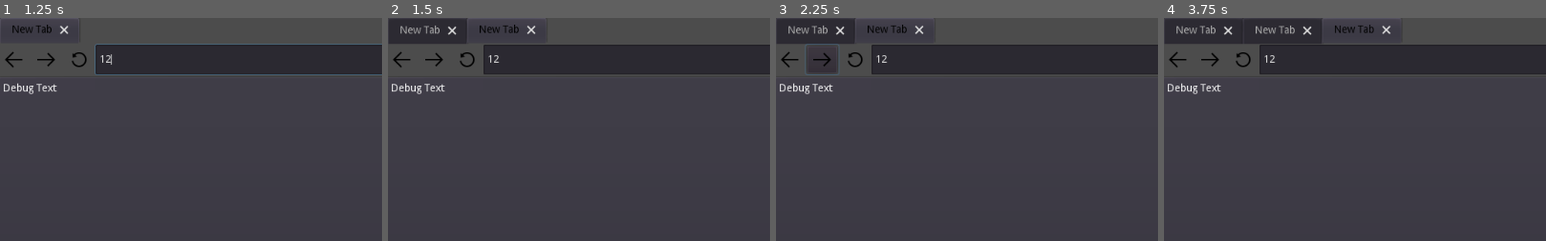
Above: before the commit, frames 1-4 (left to right).
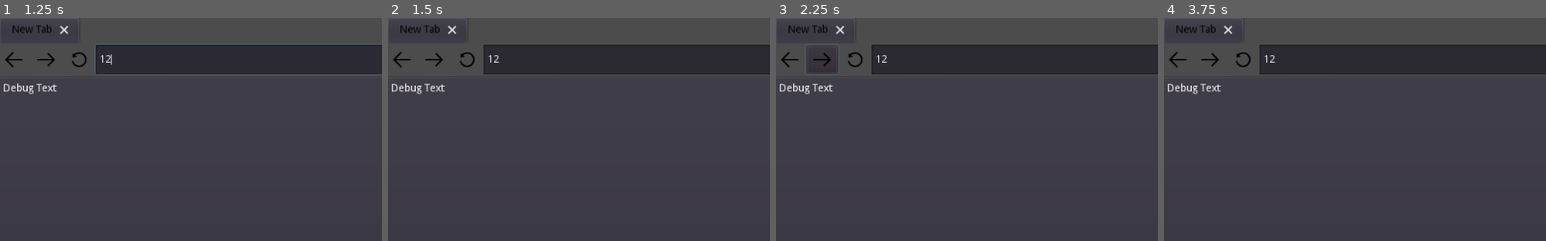
Above: after the commit, the same moments.

Repository: Muhammad-Raiyan/Browser
Game: Godot game, scene res://Control.tscn
Two runs of this game, one before a commit and one after it. Both use one fixed random seed, a clock stepped at 60 frames per second and the inputs below.
Inputs (mouse positions are % of the whole screen's width and height, from its top left):
- Up to frame 1 (1.25 s): click (54, 9) at 0.52 s; type "12" at 0.6 s
- Up to frame 2 (1.5 s): click (98, 3) at 1.25 s
- Up to frame 3 (2.25 s): click (6, 9) at 2 s
- Up to frame 4 (3.75 s): click (10, 9) at 2.75 s; click (98, 3) at 3.5 s
The pictures show only the part of the screen within x 0-50%, y 0-50%; the shares and areas given below are measured in that part.

Frame 1 is identical in both runs. In frame 2, 1.0% of the frame differs, in the area x 0-39%, y 0-12%; in frame 3, 1.0%; in frame 4, 3.1%, in the area x 0-60%, y 0-12%.
Error after the commit: Parse Error: The identifier "Zeromq_wrapper" isn't declared in the current scope. (res://Control.gd:26)

Commit message:
Zmq added to new UI

Diff:
--- a/NewUI/Control.gd
+++ b/NewUI/Control.gd
@@ -7,9 +7,23 @@
 onready var tabs = get_node("VBoxContainer/TabPanelHBox/Tabs")
 onready var tab_container = get_node("VBoxContainer/TabContainer")
 
+var zmq
+var pid
+
 # Called when the node enters the scene tree for the first time.
 func _ready():
-	pass;
+	var dir = Directory.new()
+	var current_dir = ProjectSettings.globalize_path(dir.get_current_dir())
+	var network_backend_path = current_dir + "../BrowserNetwork/server.js"
+	if(dir.file_exists(network_backend_path)):
+		print("Found server.exe at " + network_backend_path)
+		var arg = [network_backend_path]
+		pid = OS.execute("node.exe", arg, false)
+		print(pid)
+		#dir.free()
+	else:
+		print("server.exe not found")
+	zmq = Zeromq_wrapper.new()
 
 # Called every frame. 'delta' is the elapsed time since the previous frame.
 func _process(delta):
@@ -17,6 +31,14 @@
 		print(tab_tokens)
 		#get_node("VBoxContainer/TabNode").print_tree()
 		#getallnodes(get_node("VBoxContainer/TabNode"))
+
+	var response = zmq.receive()
+	if response.length()!=0:
+		var parsedResponse = parse_json(response)
+		var param = parsedResponse.data.param
+
+		if parsedResponse.data.item=="text":
+			tab_container.append_text(param.text)
 	pass
 
 
@@ -43,3 +65,27 @@
         else:
             # Do something
             print("- "+N.get_class())
+
+
+func clear_url_bar():
+	var urlBar = get_node("VBoxContainer/SearchPanelHBox/UrlHBoxContainer/LineEdit")
+	urlBar.clear()
+	pass;
+
+
+func set_url(idx):
+	var urlBar = get_node("VBoxContainer/SearchPanelHBox/UrlHBoxContainer/LineEdit")
+
+func _on_LineEdit_text_entered(new_text):
+	var activeTabId = tab_container.get_active_tab_id()
+	var info = {
+		"token": activeTabId,
+		"url": new_text
+	}
+
+	var jsonString = JSON.print(info)
+	print(jsonString)
+	zmq.publish("network_backend",jsonString)
+	#tab_info.append(info)
+
+	pass # Replace with function body.
--- a/NewUI/Control.tscn
+++ b/NewUI/Control.tscn
@@ -221,7 +221,6 @@
 _sections_unfolded = [ "Custom Styles", "custom_styles/hover" ]
 
 [node name="UrlHBoxContainer" type="HBoxContainer" parent="VBoxContainer/SearchPanelHBox"]
-editor/display_folded = true
 anchor_left = 0.0
 anchor_top = 0.0
 anchor_right = 0.0
--- a/NewUI/TabContainer.gd
+++ b/NewUI/TabContainer.gd
@@ -4,6 +4,8 @@
 # var a = 2
 # var b = "text"
 # Called when the node enters the scene tree for the first time.
+onready var mainControl = get_tree().get_root().get_node("Control")
+
 func _ready():
 	self.connect("tab_changed", self, "_on_tab_changed")
 
@@ -20,12 +22,11 @@
 	new_tab_node.set_name("TabNode")
 	new_tab_node.size_flags_vertical = SIZE_EXPAND_FILL
 
-
 	var debugTexLabel = RichTextLabel.new()
 	debugTexLabel.set_name("debugTexLabel")
 	debugTexLabel.add_text("Debug Text")
-	debugTexLabel.margin_right = 100
-	debugTexLabel.margin_bottom = 100
+	debugTexLabel.margin_right = 1000
+	debugTexLabel.margin_bottom = 580
 	new_tab_node.add_child(debugTexLabel)
 
 	add_child(new_tab_node)
@@ -37,10 +38,18 @@
 
 
 func _on_tab_changed(idx):
-	var tab_container = get_tree().get_root().get_node("Control/VBoxContainer/TabContainer")
+#	mainControl.clear_url_bar()
+#	mainControl.set_url(idx)
 	print("container_tab_id: " + str(idx))
-	#tab_container.current_tab = idx
-	pass;
+
 
 func _on_tab_close(idx):
 	remove_child(get_tab_control(idx))
+
+func get_active_tab_id():
+	return current_tab
+
+func append_text(text):
+	var infoLabel = get_current_tab_control().get_child(0)
+	infoLabel.newline()
+	infoLabel.add_text(text)
--- a/NewUI/Tabs.gd
+++ b/NewUI/Tabs.gd
@@ -2,7 +2,7 @@
 # class member variables go here, for example:
 # var a = 2
 # var b = "textvar"
-onready var control = get_tree().get_root().get_node("Control")
+onready var mainControl = get_tree().get_root().get_node("Control")
 # Called when the node enters the scene tree for the first time.
 
 func _ready():
@@ -31,8 +31,8 @@
 
 func _on_tab_close(idx):
 	remove_tab(idx)
-	var tabContainer = control.tab_container
+	var tabContainer = mainControl.tab_container
 	tabContainer._on_tab_close(idx)
 
 	if(get_tab_count()==0):
-		control.close_browser()
+		mainControl.close_browser()
